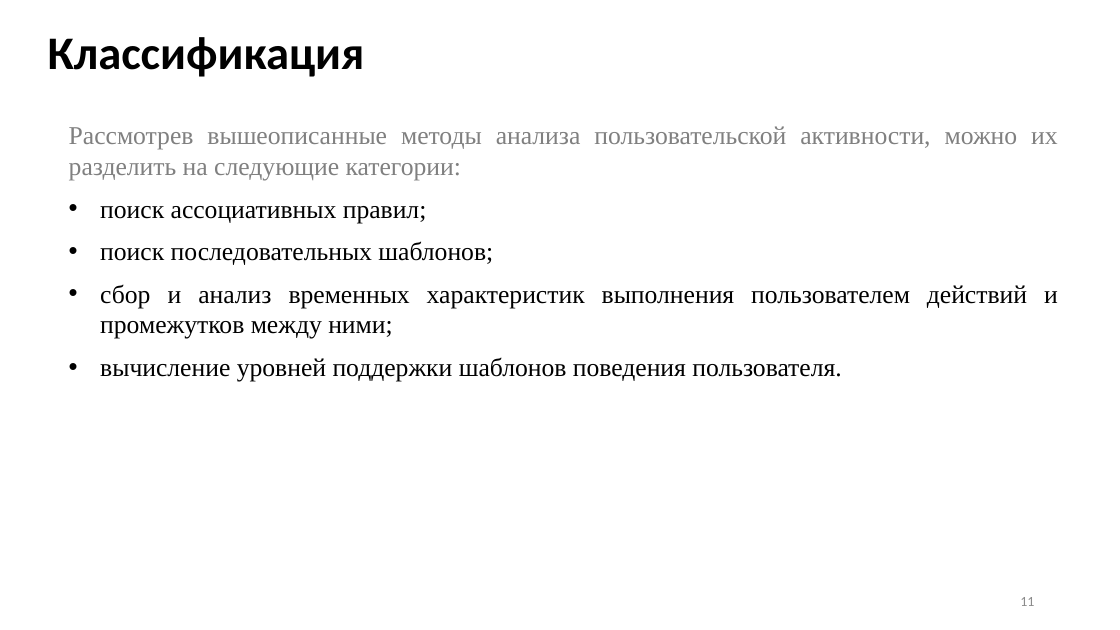
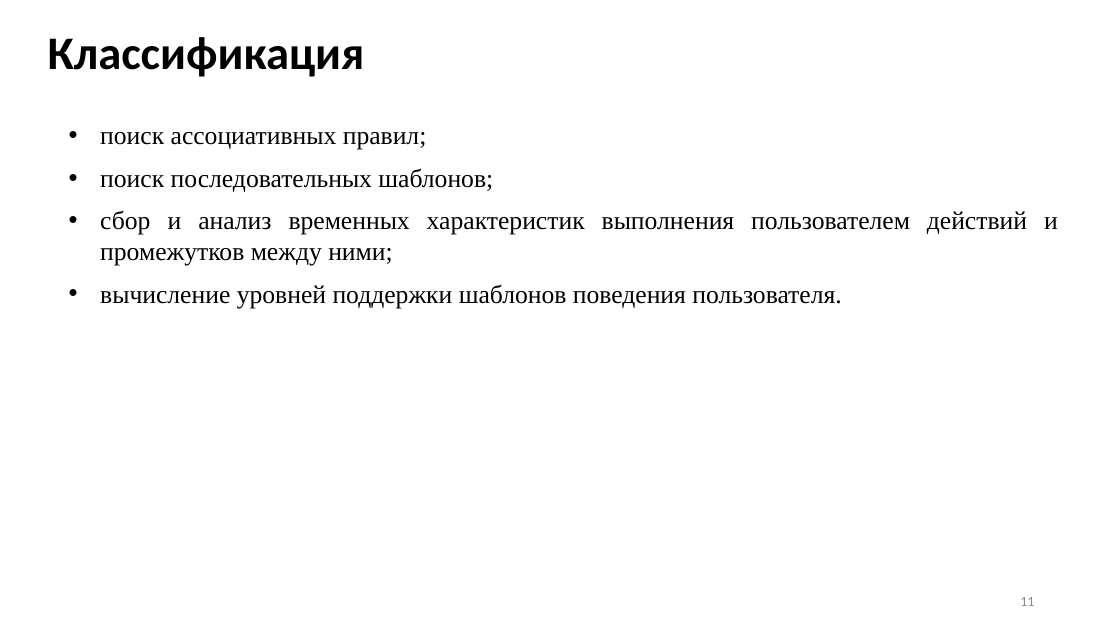
Before and after one commit to Inlucker/7semestr, a slide deck: slide 11 of НИР и ВКР/Презентация/ПронинАС_НИР_презентация.pptx. Drawn at 1120x630 pixels with LibreOffice and Linux fonts; fonts in the diff are those of the drawing. Boxes give left, top, right and bottom in pixels: in the first picture for what was removed or moved away, otherwise in the second. Text is boxed around its words. In the diff, an @@ line names an element or a change of style, - is before the commit and + after.

```diff
--- a/НИР и ВКР/Презентация/ПронинАС_НИР_презентация.pptx
+++ b/НИР и ВКР/Презентация/ПронинАС_НИР_презентация.pptx
@@ text at (69, 126, 1058, 181): paragraph removed @@
-Рассмотрев вышеописанные методы анализа пользовательской активности, можно их разделить на следующие категории:
```
Also in this commit, not shown: 3 other slides changed, 1 slide added, 1 slide removed, 3 other files.
